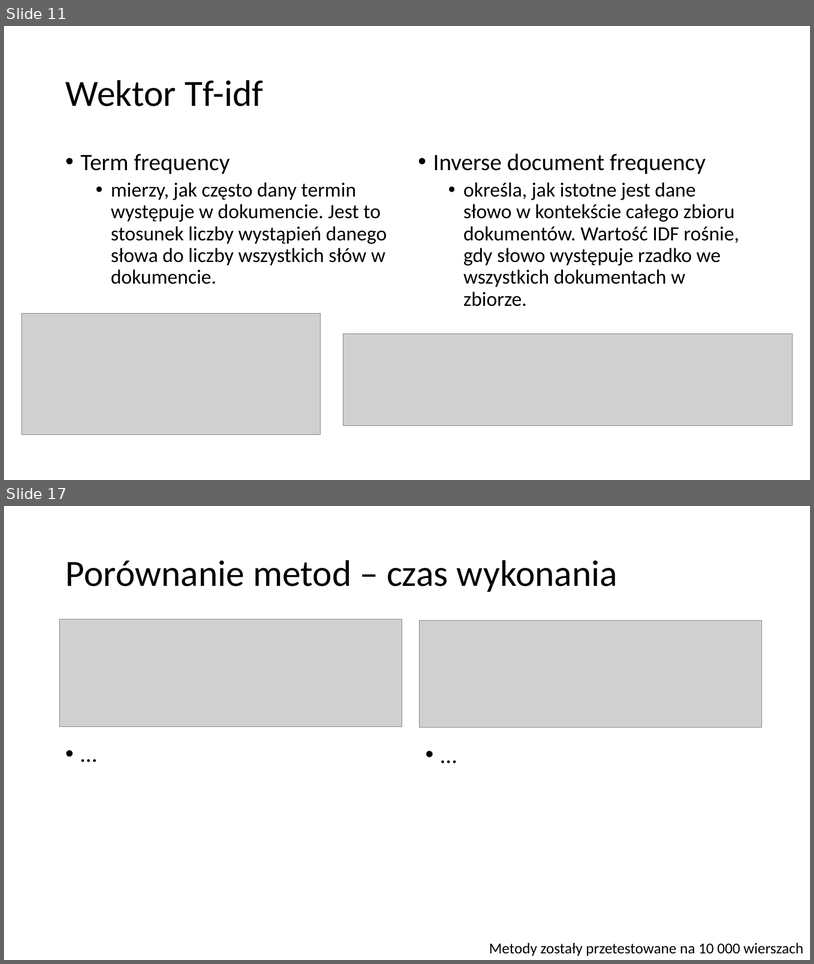
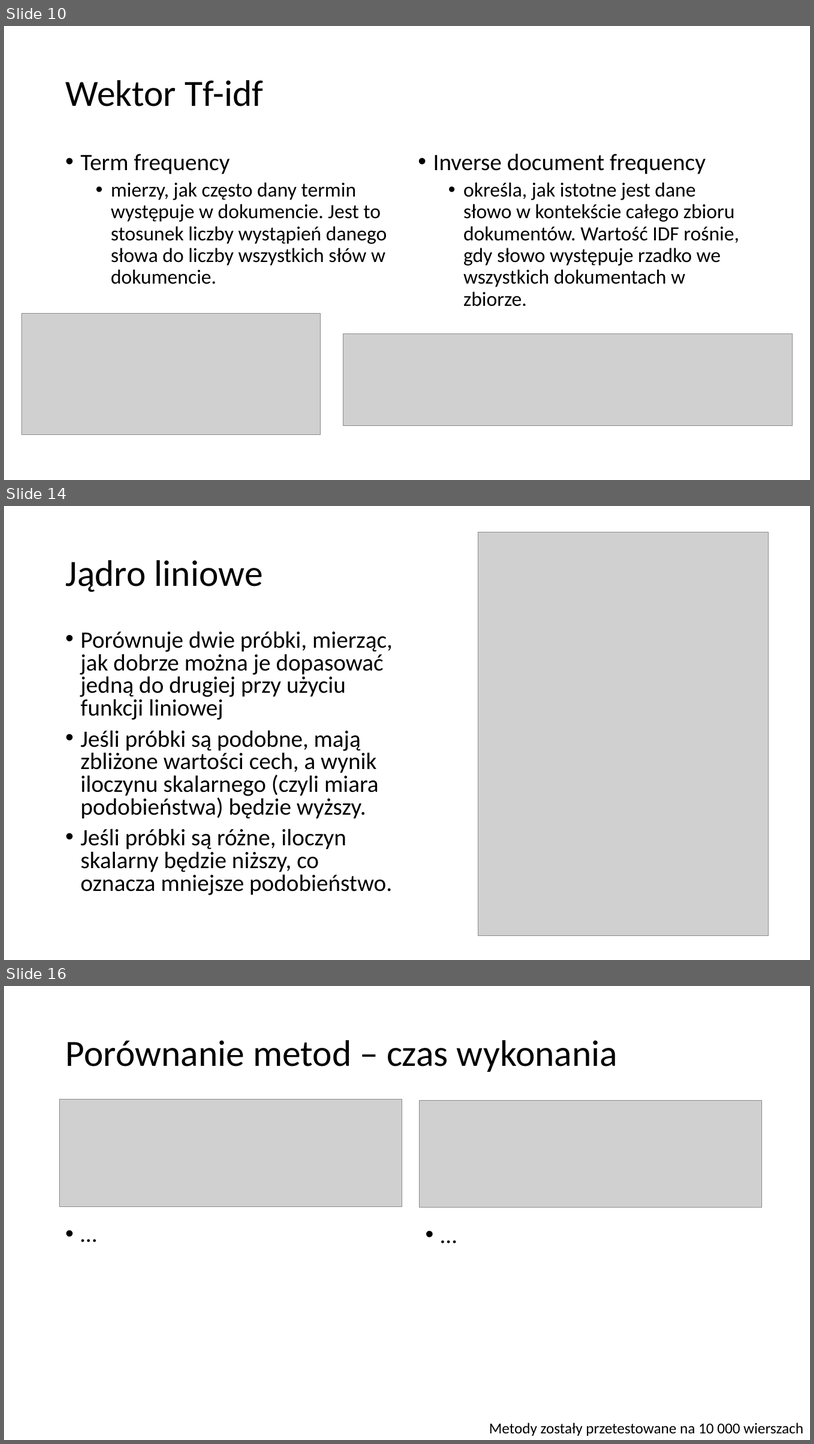
Before and after one commit to pgarwol/MovieRecommender, a slide deck: RekomendacjaFilmu.pptx. Shown one above the other, each under a label of ours: slides 11 and 17 before the commit, slides 10, 14 and 16 after it; the slides between them are not shown. The pictures are 814x964 and 814x1444 pixels, drawn with LibreOffice and Linux fonts; fonts in the diff are those of the drawing; grey boxes stand for pictures. Boxes give left, top, right and bottom in pixels: in the first picture for what was removed or moved away, otherwise in the second. Text is boxed around its words. In the diff, an @@ line names an element or a change of style, - is before the commit and + after.

```diff
--- a/RekomendacjaFilmu.pptx
+++ b/RekomendacjaFilmu.pptx
@@ slide 14 added at <box>4,506,810,960</box>, background #FFFFFF @@
@@ picture added at <box>478,532,768,936</box> @@
@@ title added at <box>65,560,263,592</box>, 44 pt, text #000000 @@
+Jądro liniowe
@@ text added at <box>81,631,393,895</box>, 28 pt, text #000000 @@
+• Porównuje dwie próbki, mierząc, jak dobrze można je dopasować jedną do drugiej przy użyciu funkcji liniowej
+• Jeśli próbki są podobne, mają zbliżone wartości cech, a wynik iloczynu skalarnego (czyli miara podobieństwa) będzie wyższy.
+• Jeśli próbki są różne, iloczyn skalarny będzie niższy, co oznacza mniejsze podobieństwo.
@@ what was slide 11 is now slide 10 @@
@@ what was slide 17 is now slide 16 @@
```
Also in this commit, not shown: 8 slides changed, 5 other slides added, 7 slides removed.
